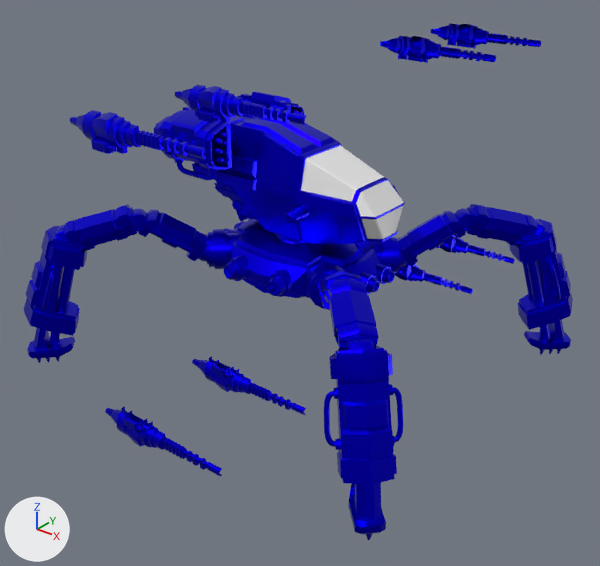
One commit to the FBX model Workfiles/Vehicles/SpiderMech/SM_SpiderMech.fbx: the scene before it, then after it.
The view is the same before and after, from a camera (50 mm lens) standing at (5.78, -7.25, 5.41) and looking at (0.2, -0.27, 1.09). Lighting does not change. The marker at lower left points along +X, +Y and +Z. The first picture is the older version. Where no turn or scale is listed for an object, it has been applied to the vertices. Vertices at exactly the same position are counted once.

In view in the first picture: 'BackGuns', 'BackMissiles', 'Cockpit', 'CockpitGlass', 'FrontGuns', 'LegBase', 'LegsBackup', 'ModelNeck'.
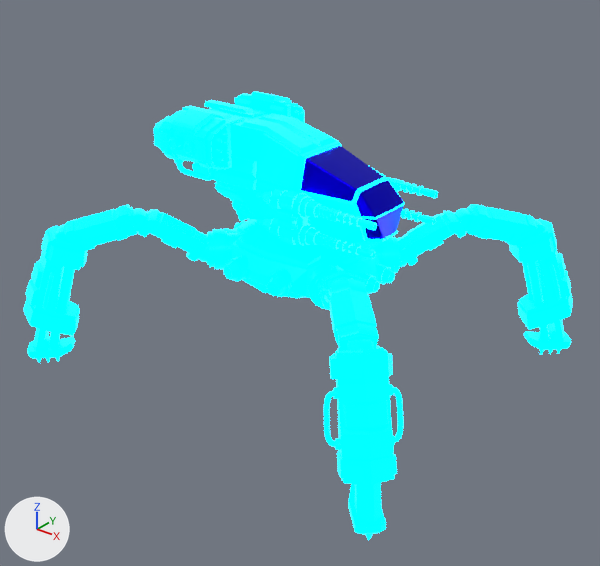
Changed parts and their boxes (x1, y1, x2, y2) in the pictures (600 x 566 px; the box of a moved part takes in the faces that stretch with it):
'LegsBackup', recoloured, surface changed, shading changed (blue to cyan)
    both: (24, 204, 573, 540)
'FrontGuns', recoloured, surface changed, reshaped (61% narrower, 79% shorter)
    before: (70, 23, 541, 476)
    after: (256, 165, 438, 259)
'Cockpit', recoloured, surface changed (blue to cyan)
    both: (183, 106, 400, 258)
'LegBase', recoloured, surface changed (blue to cyan)
    both: (206, 219, 401, 309)
'CockpitGlass', recoloured, surface changed (white to blue)
    both: (299, 144, 405, 242)
'BackGuns', recoloured, surface changed (blue to cyan)
    both: (154, 91, 304, 180)
'BackMissiles', recoloured, surface changed
    both: (212, 109, 305, 164)
'ModelNeck', recoloured, surface changed
    both: (275, 233, 311, 244)
part 1 of me_cube_017, moved or reshaped
    before: (212, 114, 221, 121)
    after: (291, 215, 298, 221)
part 2 of me_cube_017, moved or reshaped
    before: (106, 144, 116, 152)
    after: (291, 223, 298, 230)
part 3 of me_cube_017, moved or reshaped (not visible afterwards)
    before: (136, 424, 144, 432)
part 4 of me_cube_017, deleted
    before: (70, 23, 541, 476)
part 5 of me_cube_017, added (cyan)
    after: (256, 165, 438, 259)

What the commit changed:
In material 'MI_MechHull' (mat_mi_mechhull), emission_color is now set to (0.0, 0.649, 1.0), cyan #00d3ff.
In material 'MI_MechHull' (mat_mi_mechhull), emission_strength is now set to 5.0.
Material 'MI_MechGlass' (mat_mi_mechglass) changes colour from white #e7e7e7 to blue #0800e7; in linear values from (0.8, 0.8, 0.8) to (0.00253, 0.0, 0.8).
In material 'MI_MechGlass' (mat_mi_mechglass), roughness goes from 0.4 to 0.33.
In material 'MI_MechGlass' (mat_mi_mechglass), metallic goes from 0.0 to 1.0.
me_cube_017 is used by ob_frontguns; location (0.0, 0.0, 0.0).
me_cube_017 had 8328 vertices, 14752 faces and spanned x -0.13..1.44, y -3.11..3.11, z 0.44..3.71.
me_cube_017 now has 7796 vertices, 15080 faces and spans x -0.13..1.44, y -0.76..0.76, z 1.77..2.38.
me_cube_017 part 1: the loose piece of 201 vertices spanning x 0.45..0.52, y -1.88..-1.82, z 3.42..3.48 is moved by (0.0, 1.13, -1.33).
me_cube_017 part 2: the loose piece of 201 vertices spanning x 0.45..0.52, y -3.11..-3.05, z 3.42..3.48 is scaled about its middle by (1, 0.999, -0.999), then moved by (0.0, 2.36, -1.43).
me_cube_017 part 3: the loose piece of 205 vertices spanning x 0.45..0.52, y -3.11..-3.05, z 0.66..0.72 is moved by (0.0, 3.58, 1.33).
me_cube_017 part 4: 72 loose pieces with 6704 vertices, spanning x -0.13..1.44, y -3.11..3.11, z 0.44..3.71, are deleted.
me_cube_017 part 5: 6172 vertices added at x -0.13..1.44, y -0.76..0.76, z 1.77..2.38.
Other edits to the shape of me_cube_017 do not show in these pictures.
me_cube_021 has 14804 vertices, 27576 faces and spans x -2.69..2.69, y -2.36..2.36, z -0.15..1.95.
me_cube_021 is used by ob_legsbackup; location (0.0, 0.0, 0.0).
me_cube_021 part 6: edges marked sharp go from 0 to 33.
